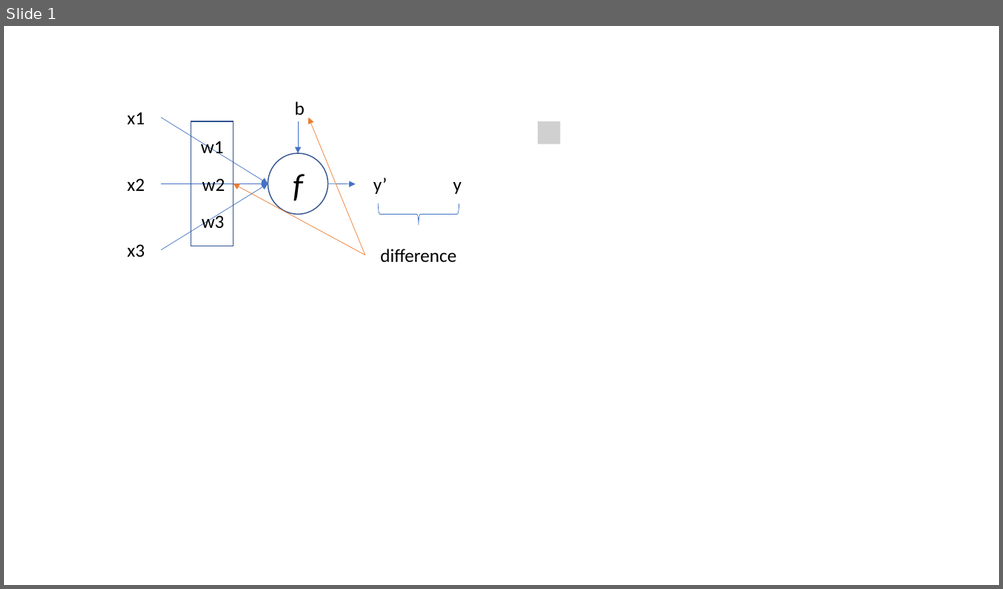
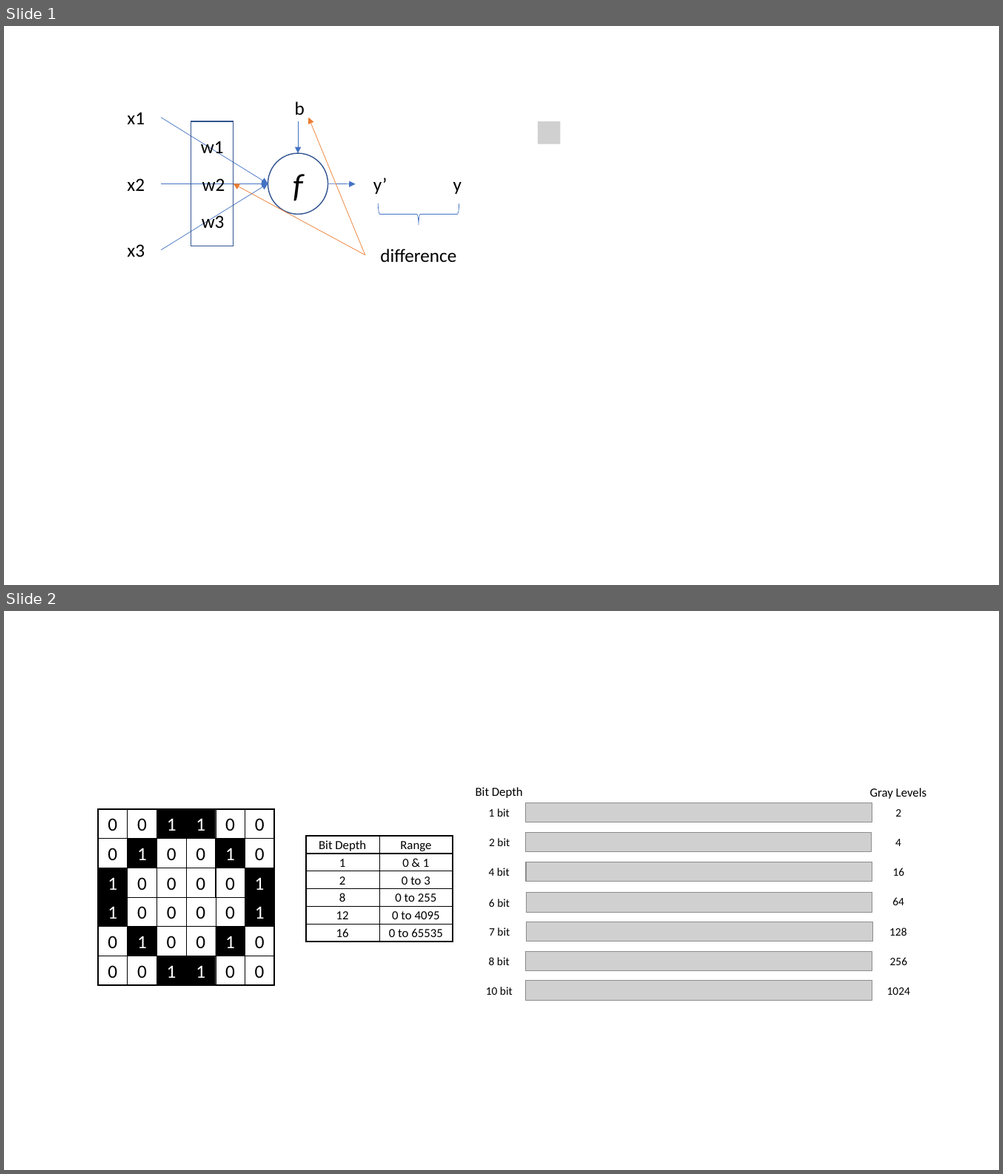
Before and after one commit to Huilin-Li/EasyAlgorithm, a slide deck: pictures/pictures.pptx. Shown one above the other, each under a label of ours: slide 1 before the commit, slides 1 and 2 after it. The pictures are 1003x589 and 1003x1174 pixels, drawn with LibreOffice and Linux fonts; fonts in the diff are those of the drawing; grey boxes stand for pictures. Boxes give left, top, right and bottom in pixels: in the first picture for what was removed or moved away, otherwise in the second. Text is boxed around its words. In the diff, an @@ line names an element or a change of style, - is before the commit and + after.

```diff
--- a/pictures/pictures.pptx
+++ b/pictures/pictures.pptx
@@ slide 2 added at box(4, 611, 999, 1170), background #FFFFFF @@
@@ group added at box(98, 787, 926, 1000): 50 rectangles, 16 texts, 7 pictures @@
+0
+1
+1
+0
+0
+0
+0
+1
+1
+0
+0
+0
+1
+1
+0
+0
+0
+0
+0
+0
+1
+0
+1
+0
+0
+0
+1
+1
+0
+0
+0
+0
+1
+0
+1
+0
+Bit Depth
+Gray Levels
+10 bit
+1024
+8 bit
+256
+7 bit
+128
+6 bit
+64
+4 bit
+16
+2 bit
+4
+2
+1 bit
+Bit Depth
+Range
+0 & 1
+1
+0 to 3
+0 to 4095
+2
+8
+12
+16
+0 to 255
+0 to 65535
```
Also in this commit, not shown: 1 other slide added, 2 slides removed, 6 other files.
